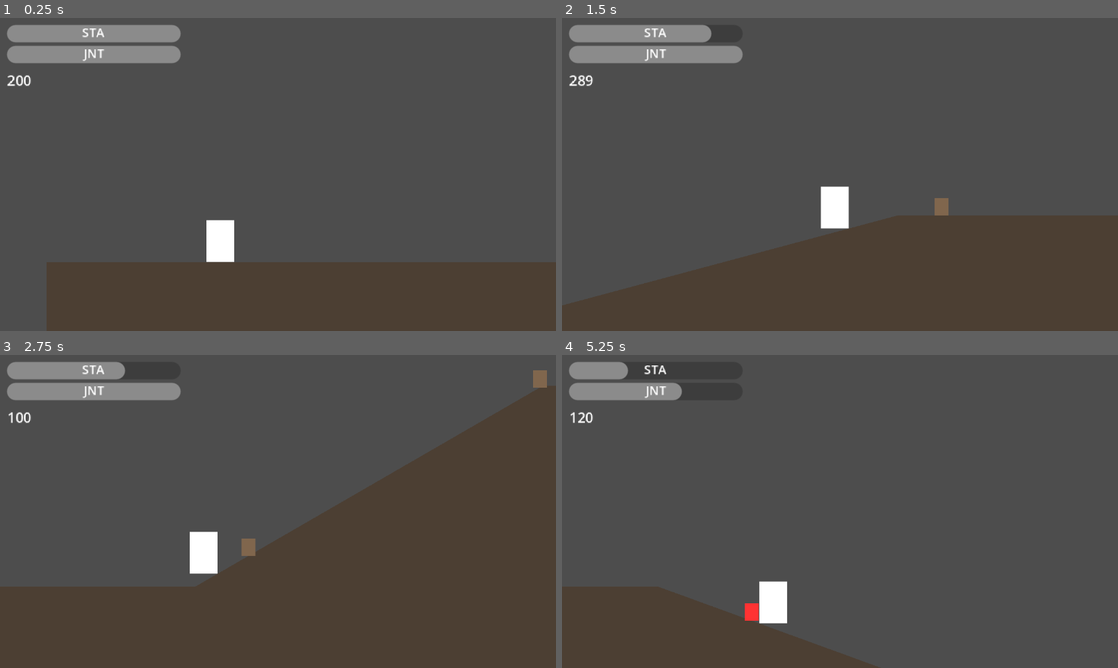
Above: before the commit, frames 1-4 (two rows, left to right).
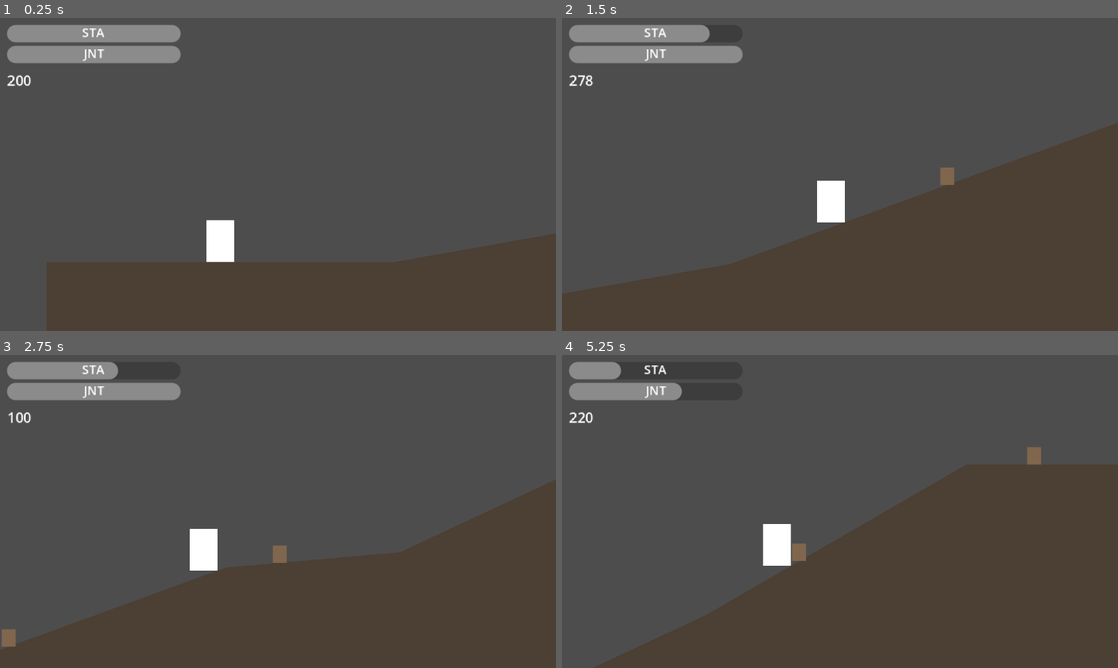
Above: after the commit, the same moments.

Repository: renatmannanov/ayda_run_game
Game: Godot game, scene res://scenes/main.tscn
Two runs of this game, one before a commit and one after it. Both use one fixed random seed, a clock stepped at 60 frames per second and the inputs below.
Inputs:
- Up to frame 1 (0.25 s): no input
- Up to frame 2 (1.5 s): hold Shift (boost) 0.53-1.28 s; tap Space (jump) at 0.77 s; tap Shift (boost) at 1.35 s
- Up to frame 3 (2.75 s): tap Space (jump) at 1.52 s; hold S (brake) from 2.03 s (still down); hold Shift (boost) from 2.03 s (still down)
- Up to frame 4 (5.25 s): release S (brake) at 2.78 s; release Shift (boost) at 2.78 s; tap Shift (boost) at 2.85, 4.35 s; tap Space (jump) at 3.02, 3.77, 4.52 s; hold Shift (boost) 3.53-4.28 s; hold S (brake) 4.28-5.03 s; hold Shift (boost) from 5.03 s (still down)

The runs differ from the first frame. In frame 1, 1.3% of the frame differs, in the area x 71-100%, y 68-78%; in frame 2, 8.0%; in frame 3, 16%; in frame 4, 39%, in the area x 0-100%, y 2-100%.

Commit message:
Add Furmanovo route — summit finish with flag
- Route profile: real Furmanovo proportions compressed to ~1 min
- Start at bottom, finish at summit (no descent)
- FinishZone scene with red flag marker
- Victory screen on reaching summit

Co-Authored-By: Claude Opus 4.6 (1M context) <noreply@anthropic.com>

Diff:
--- /dev/null
+++ b/scenes/level/FinishZone.tscn
@@ -0,0 +1,22 @@
+[gd_scene load_steps=3 format=3]
+
+[ext_resource type="Script" path="res://scripts/level/finish_zone.gd" id="1_finish"]
+
+[sub_resource type="RectangleShape2D" id="RectangleShape2D_finish"]
+size = Vector2(20, 200)
+
+[node name="FinishZone" type="Area2D"]
+script = ExtResource("1_finish")
+collision_layer = 0
+collision_mask = 1
+
+[node name="CollisionShape2D" type="CollisionShape2D" parent="."]
+shape = SubResource("RectangleShape2D_finish")
+
+[node name="Flag" type="Polygon2D" parent="."]
+polygon = PackedVector2Array(0, -60, 0, -30, 20, -45)
+color = Color(1, 0.2, 0.2, 1)
+
+[node name="Pole" type="Polygon2D" parent="."]
+polygon = PackedVector2Array(-1, -60, 1, -60, 1, 0, -1, 0)
+color = Color(0.8, 0.8, 0.8, 1)
--- a/scenes/main.tscn
+++ b/scenes/main.tscn
@@ -6,6 +6,7 @@
 [ext_resource type="Script" path="res://scripts/level/main.gd" id="4_main"]
 [ext_resource type="PackedScene" path="res://scenes/ui/DeathScreen.tscn" id="5_death"]
 [ext_resource type="PackedScene" path="res://scenes/obstacles/Obstacle.tscn" id="6_obstacle"]
+[ext_resource type="PackedScene" path="res://scenes/level/FinishZone.tscn" id="7_finish"]
 
 [node name="Main" type="Node2D"]
 script = ExtResource("4_main")
@@ -14,6 +15,7 @@
 position = Vector2(0, 160)
 script = ExtResource("2_terrain")
 obstacle_scene = ExtResource("6_obstacle")
+finish_scene = ExtResource("7_finish")
 
 [node name="Player" parent="." instance=ExtResource("1_player")]
 position = Vector2(50, 140)
--- /dev/null
+++ b/scripts/level/finish_zone.gd
@@ -0,0 +1,15 @@
+# finish_zone.gd
+# Зона финиша — игрок пересёк, забег окончен
+class_name FinishZone
+extends Area2D
+
+signal player_finished()
+
+
+func _ready() -> void:
+	body_entered.connect(_on_body_entered)
+
+
+func _on_body_entered(body: Node2D) -> void:
+	if body is CharacterBody2D:
+		player_finished.emit()
--- a/scripts/level/main.gd
+++ b/scripts/level/main.gd
@@ -1,10 +1,11 @@
 # main.gd
-# Связывает Player, HUD и DeathScreen
+# Связывает Player, HUD, DeathScreen и Terrain
 extends Node2D
 
 @onready var _player: CharacterBody2D = $Player
 @onready var _hud: CanvasLayer = $HUD
 @onready var _death_screen: CanvasLayer = $DeathScreen
+@onready var _terrain: Node2D = $Terrain
 
 
 func _ready() -> void:
@@ -12,10 +13,16 @@
 	_player.player_died.connect(_on_player_died)
 	_death_screen.retry_pressed.connect(_on_retry)
 	_death_screen.quit_pressed.connect(_on_quit)
+	_terrain.player_finished.connect(_on_player_finished)
 
 
 func _on_player_died(cause: String) -> void:
 	_death_screen.show_death(cause)
+
+
+func _on_player_finished() -> void:
+	_player.set_physics_process(false)
+	_death_screen.show_death("Вершина! Фурманова покорён")
 
 
 func _on_retry() -> void:
--- a/scripts/level/terrain_generator.gd
+++ b/scripts/level/terrain_generator.gd
@@ -4,19 +4,25 @@
 class_name TerrainGenerator
 extends Node2D
 
-# Сегмент рельефа: длина по X и угол наклона в градусах (+ подъём, - спуск)
+# Маршрут Фурманова — старт внизу, финиш на вершине
+# Реальность: ~12 км, набор ~1000м. Тут сжато до ~1 мин для тестирования
 const SEGMENTS: Array[Dictionary] = [
-	{"length": 300.0, "angle": 0.0},    # ровный старт
-	{"length": 200.0, "angle": 15.0},   # пологий подъём
-	{"length": 150.0, "angle": 0.0},    # отдых
-	{"length": 200.0, "angle": 30.0},   # крутой подъём
-	{"length": 200.0, "angle": 0.0},    # отдых
-	{"length": 250.0, "angle": -20.0},  # пологий спуск
-	{"length": 150.0, "angle": 0.0},    # отдых
-	{"length": 250.0, "angle": -35.0},  # крутой спуск
-	{"length": 150.0, "angle": 0.0},    # отдых
-	{"length": 600.0, "angle": -40.0},  # длинный крутой спуск — тест Joints
-	{"length": 300.0, "angle": 0.0},    # ровный финиш
+	# === Старт (пос. Фурманова, ~1100м) ===
+	{"length": 200.0, "angle": 0.0},     # разбег по ровному
+	# === Подъём по тропе к гребню ===
+	{"length": 200.0, "angle": 10.0},    # пологий заход, разогрев
+	{"length": 250.0, "angle": 20.0},    # тропа набирает крутизну
+	{"length": 100.0, "angle": 5.0},     # небольшая передышка
+	{"length": 300.0, "angle": 25.0},    # основной подъём — тут жрёт stamina
+	{"length": 150.0, "angle": 30.0},    # крутой участок перед гребнем
+	# === Гребень (~1800м) — передышка ===
+	{"length": 120.0, "angle": 0.0},     # ровный гребень, восстановление
+	{"length": 100.0, "angle": -5.0},    # лёгкий спуск, ещё отдых
+	# === Финальный подъём на вершину (~2050м) ===
+	{"length": 200.0, "angle": 15.0},    # второе дыхание
+	{"length": 250.0, "angle": 28.0},    # финальный рывок
+	# === Вершина — финиш! ===
+	{"length": 150.0, "angle": 0.0},     # вершина, финишная площадка
 ]
 
 # Глубина земли вниз от поверхности (для визуала)
@@ -27,8 +33,12 @@
 
 ## Сцена препятствия
 @export var obstacle_scene: PackedScene
+## Сцена финишной зоны
+@export var finish_scene: PackedScene
 ## Среднее расстояние между препятствиями (px)
 @export var obstacle_spacing: float = 200.0
+
+signal player_finished()
 
 var _surface_points: PackedVector2Array = PackedVector2Array()
 
@@ -36,6 +46,7 @@
 func _ready() -> void:
 	_generate_terrain()
 	_spawn_obstacles()
+	_spawn_finish()
 
 
 func _generate_terrain() -> void:
@@ -116,6 +127,20 @@
 	return 0.0
 
 
+## Ставим финишный флаг в конце маршрута
+func _spawn_finish() -> void:
+	if finish_scene == null:
+		return
+	var finish_x: float = _surface_points[_surface_points.size() - 1].x - 100.0
+	var finish_y: float = _get_surface_y(finish_x)
+	var finish: Node2D = finish_scene.instantiate()
+	finish.position = Vector2(finish_x, finish_y)
+	add_child(finish)
+	# Прокидываем сигнал финиша наверх
+	if finish.has_signal("player_finished"):
+		finish.player_finished.connect(func() -> void: player_finished.emit())
+
+
 ## Возвращает массив точек поверхности для других систем
 func get_surface_points() -> PackedVector2Array:
 	return _surface_points
Not shown: 1 places in scenes/main.tscn that only renumber resources
Not shown, added: scripts/level/finish_zone.gd.uid
